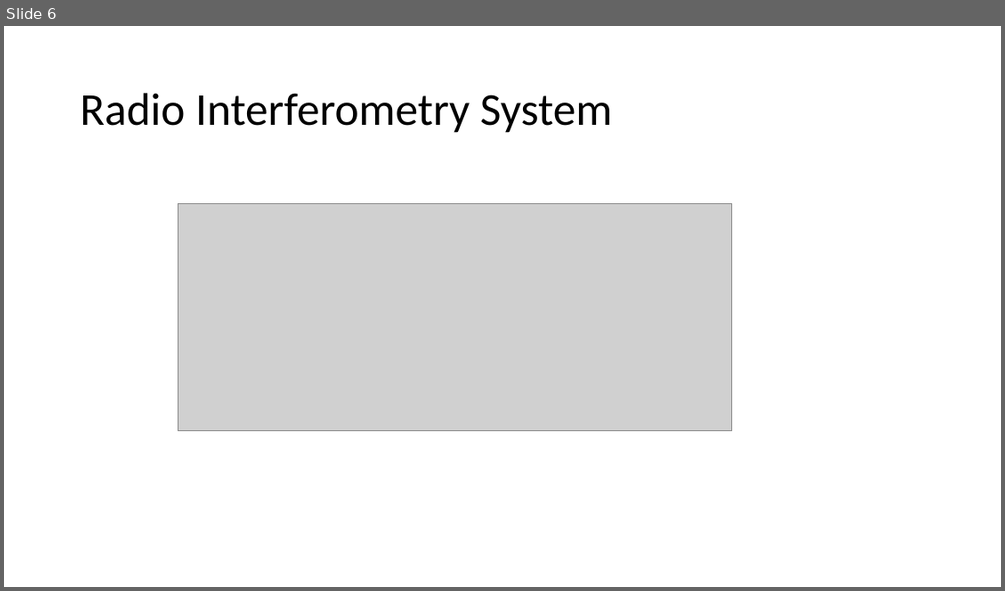
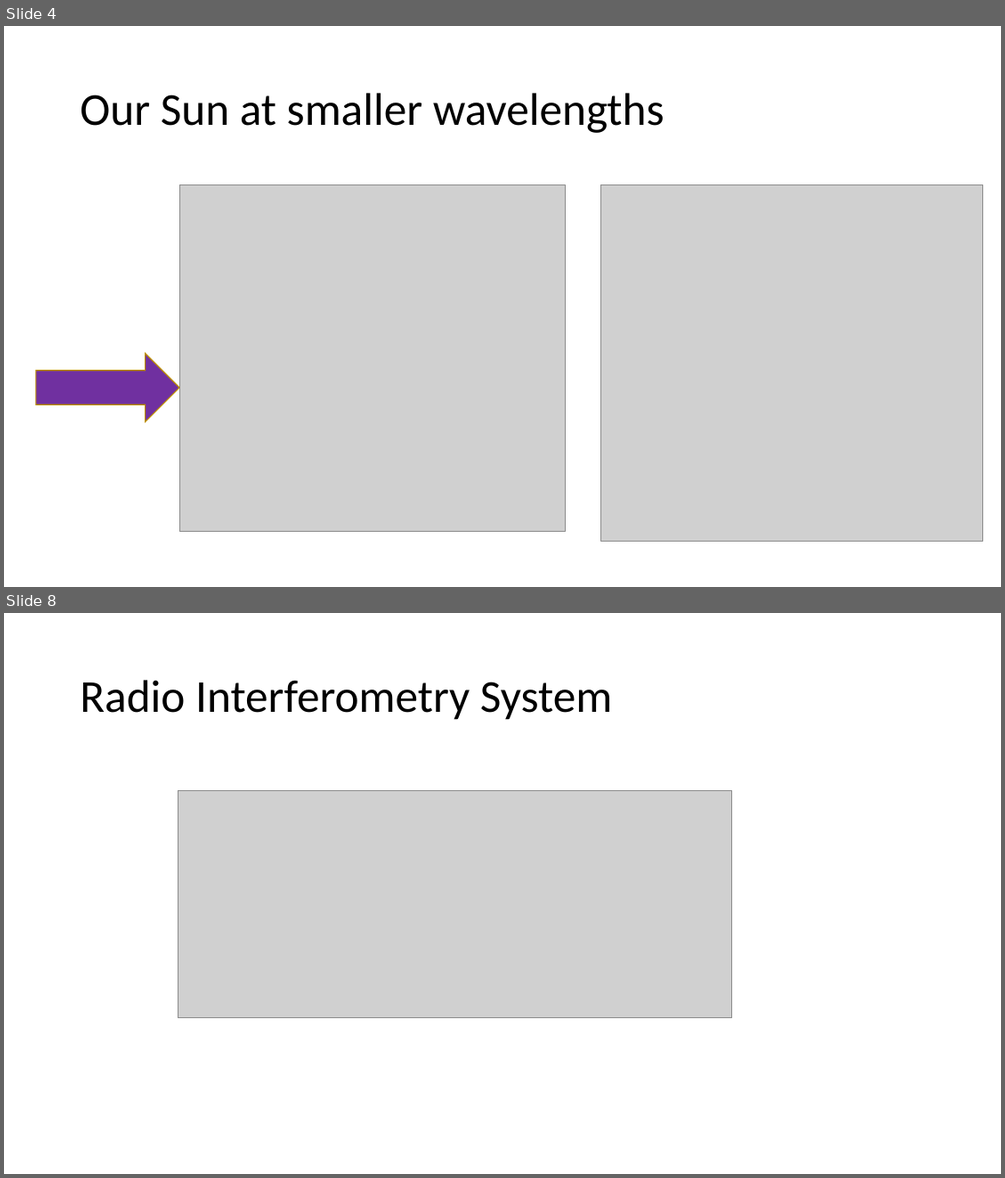
Before and after one commit to lord-blueberry/p9-doc, a slide deck: SKA-Days/Towards Distributed Image Reconstruction.pptx. Shown one above the other, each under a label of ours: slide 6 before the commit, slides 4 and 8 after it; the slides between them are not shown. The pictures are 1005x591 and 1005x1178 pixels, drawn with LibreOffice and Linux fonts; fonts in the diff are those of the drawing; grey boxes stand for pictures. Boxes give left, top, right and bottom in pixels: in the first picture for what was removed or moved away, otherwise in the second. Text is boxed around its words. In the diff, an @@ line names an element or a change of style, - is before the commit and + after.

```diff
--- a/SKA-Days/Towards Distributed Image Reconstruction.pptx
+++ b/SKA-Days/Towards Distributed Image Reconstruction.pptx
@@ slide 4 added at (4, 26, 1001, 587), background #FFFFFF @@
@@ title added at (80, 93, 664, 133), 44 pt, text #000000 @@
+Our Sun at smaller wavelengths
@@ picture added at (179, 184, 566, 531) @@
@@ picture added at (600, 184, 983, 540) @@
@@ right arrow added at (36, 354, 179, 422), fill #7030A0, outline #BD8E00 1 pt @@
@@ what was slide 6 is now slide 8 @@
```
Also in this commit, not shown: 4 slides changed, 4 other slides added, 5 slides removed, 1 other file.
